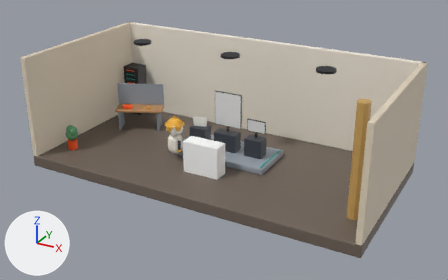
Two versions of the glTF model src/assets/levels/workshop.glb, one commit apart.
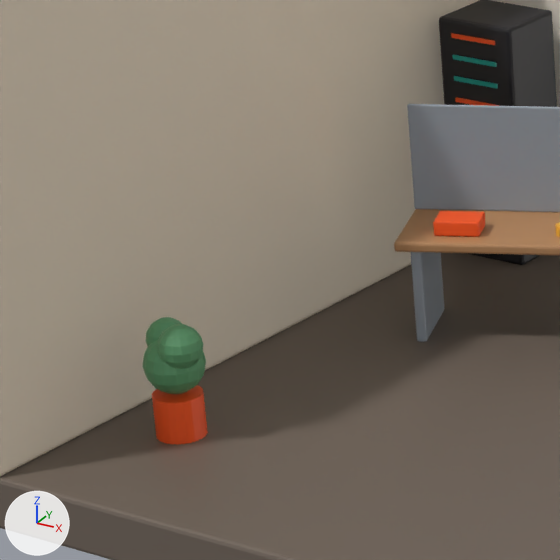
There are two pictures of each version: one whole from a 50 mm lens placed at (9.6, -17.28, 9.38), pointed at (0.23, -0.25, 0.87), one close up on the part from 8% to 33% of the width and 22% to 62% of the height. Lighting does not change. The marker at lower left points along +X, +Y and +Z. The older version's two pictures come first. Where no turn or scale is listed for an object, it has been applied to the vertices. Vertices at exactly the same position are counted once.

Names of what the first close-up shows: 'glow', 'static'.
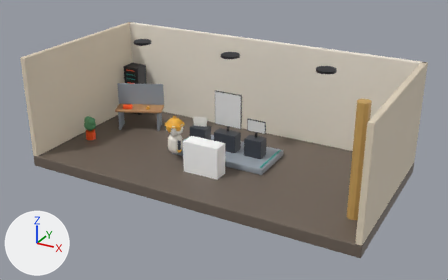
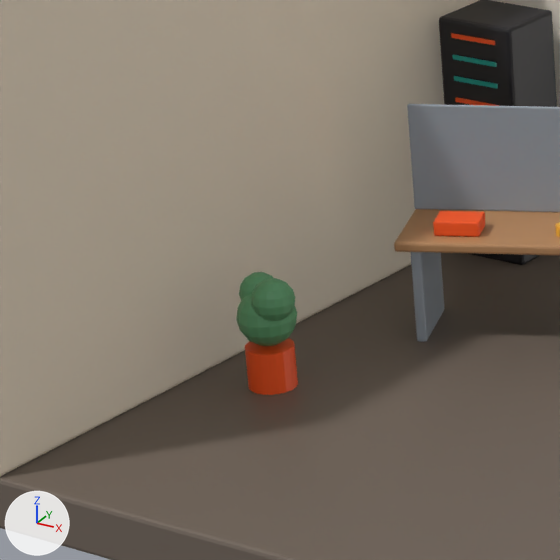
Changed parts and their boxes (x1, y1, x2, y2) in the close-ups (560 x 560 px; the box of a moved part takes in the faces that stretch with it):
part 1 of me_static, added (green): after (236, 293, 297, 346)
part 2 of me_static, moved or reshaped: before (146, 317, 182, 346); after (239, 272, 273, 300)
part 3 of me_static, moved or reshaped: before (152, 385, 208, 444); after (245, 338, 298, 395)
part 4 of me_static, moved or reshaped: before (157, 324, 204, 369); after (251, 278, 295, 321)
part 5 of me_static, deleted (green): before (143, 340, 206, 394)

The change in detail:
me_static has 2082 vertices, 4060 faces and spans x -6.0..6.0, y -3.0..3.0, z -2.02..2.02.
me_static is used by ob_static; location (0.0, 0.0, 1.615).
me_static part 1: a new loose piece, a UV sphere (16 segments, 8 rings, poles along z) spanning x -5.42..-4.98, y -1.02..-0.58, z -1.28..-0.84, in mat_defaultmaterial.
me_static part 2: the loose piece of 114 vertices spanning x -5.45..-5.15, y -1.89..-1.59, z -1.06..-0.76 is moved by (0.0, 1.0, 0.0).
me_static part 3: the loose piece of 40 vertices spanning x -5.38..-5.02, y -1.98..-1.62, z -1.61..-1.3 is moved by (0.0, 1.0, 0.0).
me_static part 4: the loose piece of 114 vertices spanning x -5.24..-4.92, y -2.01..-1.69, z -1.05..-0.73 is moved by (0.0, 1.0, 0.0).
me_static part 5: the loose piece of 114 vertices spanning x -5.42..-4.98, y -2.02..-1.58, z -1.28..-0.84 is deleted.
